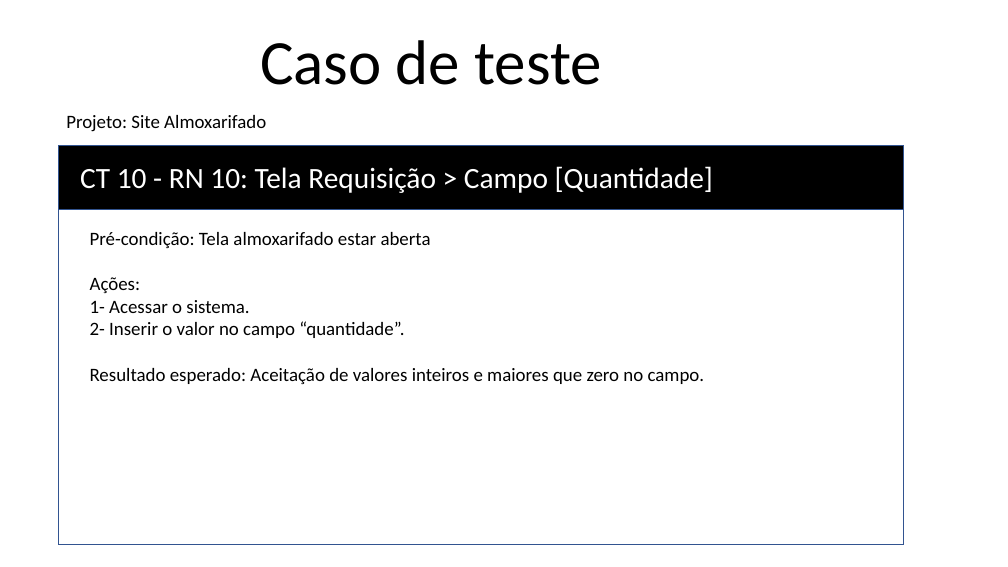
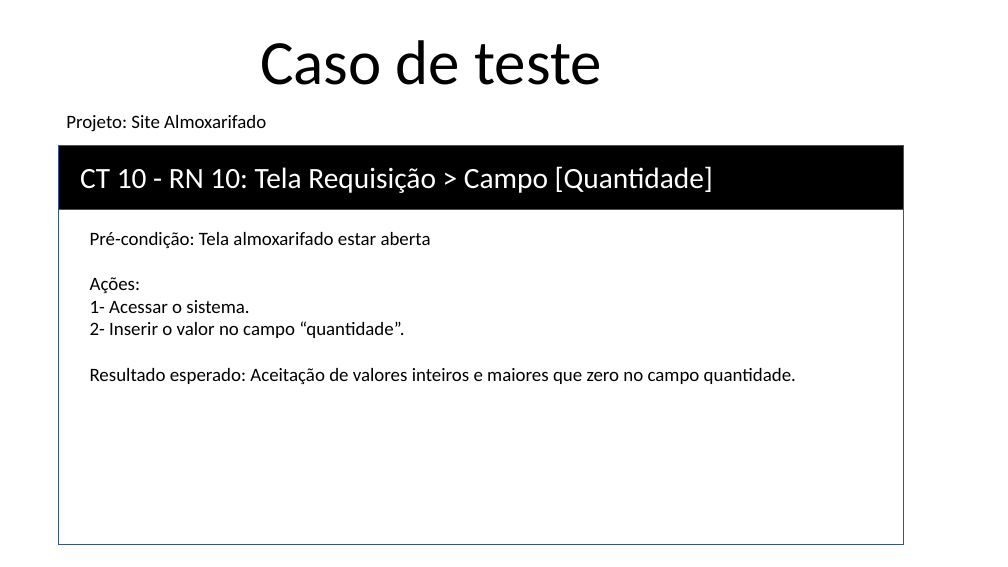
Before and after one commit to RaissaBarbs/Almoxarifado, a slide deck: slide 18 of RegrasNegocio/RN_Requisitos.pptx. Drawn at 1008x567 pixels with LibreOffice and Linux fonts; fonts in the diff are those of the drawing. Boxes give left, top, right and bottom in pixels: in the first picture for what was removed or moved away, otherwise in the second. Text is boxed around its words. In the diff, an @@ line names an element or a change of style, - is before the commit and + after.

```diff
--- a/RegrasNegocio/RN_Requisitos.pptx
+++ b/RegrasNegocio/RN_Requisitos.pptx
@@ text at box(90, 368, 796, 384): text changed @@
-Resultado esperado: Aceitação de valores inteiros e maiores que zero no campo.
+Resultado esperado: Aceitação de valores inteiros e maiores que zero no campo quantidade.
```
Also in this commit, not shown: 2 other slides changed, 31 other files.
